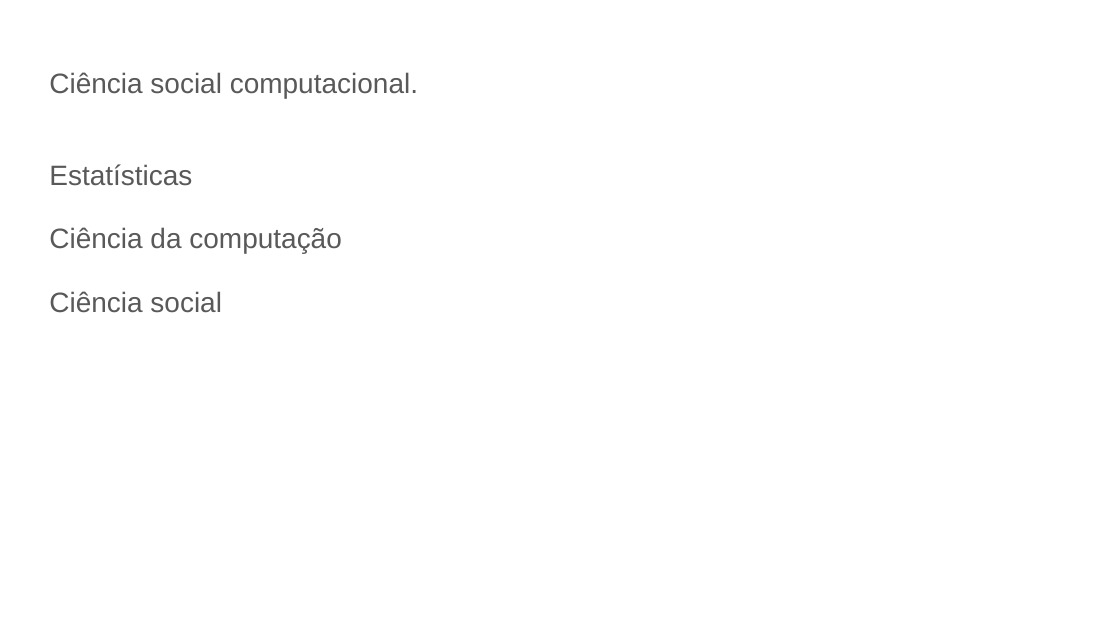
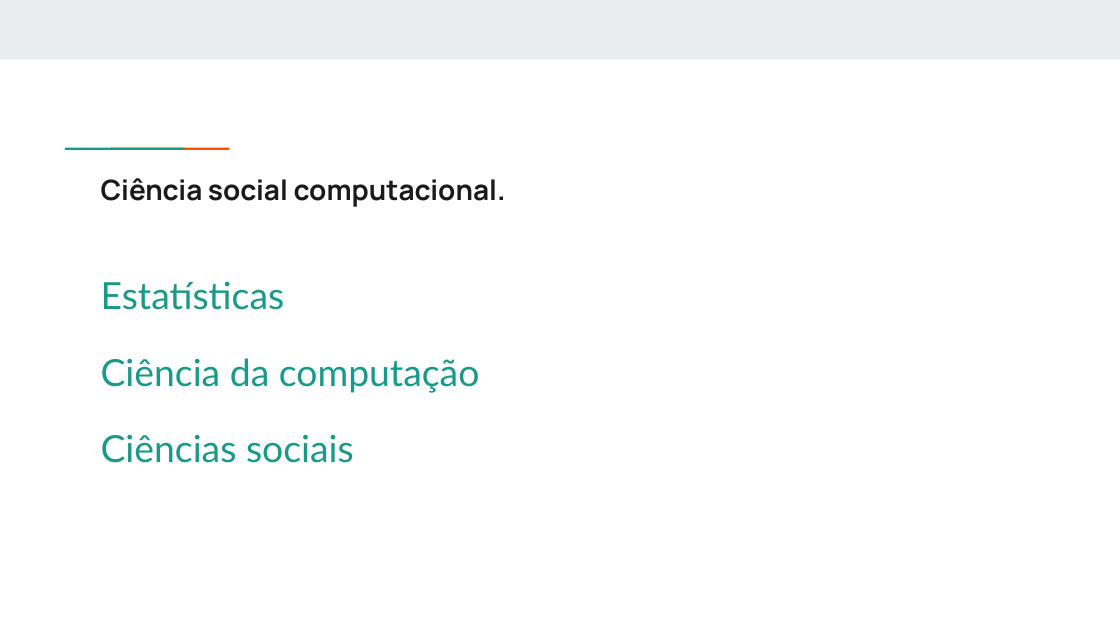
Before and after one commit to if1015-datascience-ufpe/2018-1-ex2-amnv, a slide deck: slide 5 of Slides Exercício 2 Ciência de dados.pptx. Drawn at 1120x630 pixels with LibreOffice and Linux fonts; fonts in the diff are those of the drawing. Boxes give left, top, right and bottom in pixels: in the first picture for what was removed or moved away, otherwise in the second. Text is boxed around its words. In the diff, an @@ line names an element or a change of style, - is before the commit and + after.

Commit message:
Atualização do layout dos slides

```diff
--- a/Slides Exercício 2 Ciência de dados.pptx
+++ b/Slides Exercício 2 Ciência de dados.pptx
@@ rectangle added at [0, 0, 1120, 59], fill #E9EDEE @@
@@ rectangle added at [102, 146, 148, 151], fill #1A9988 @@
@@ rectangle added at [147, 146, 193, 151], fill #EB5600 @@
@@ title "Ciência social computacional.": place and size @@
-title "Ciência social computacional." at [49, 72, 418, 98]
+title "Ciência social computacional." at [101, 178, 506, 207]
@@ title "Ciência social computacional." at [101, 178, 506, 207]: font Arial to Manrope, text colour #595959 to #1A1A1A, bold on @@
@@ text "Estatísticas": place and size @@
-text "Estatísticas" at [49, 164, 341, 313]
+text "Estatísticas" at [101, 281, 480, 463]
@@ text at [101, 281, 480, 393]: size 18 to 24 pt, font Arial to Lato, text colour #595959 to #1A9988 in "Estatísticas", "Ciência da computação" @@
@@ text at [101, 434, 354, 463]: text changed; size 18 to 24 pt; font Arial to Lato; text colour #595959 to #1A9988 @@
-Ciência social
+Ciências sociais
```
Also in this commit, not shown: 14 other slides changed, 1 other file.
